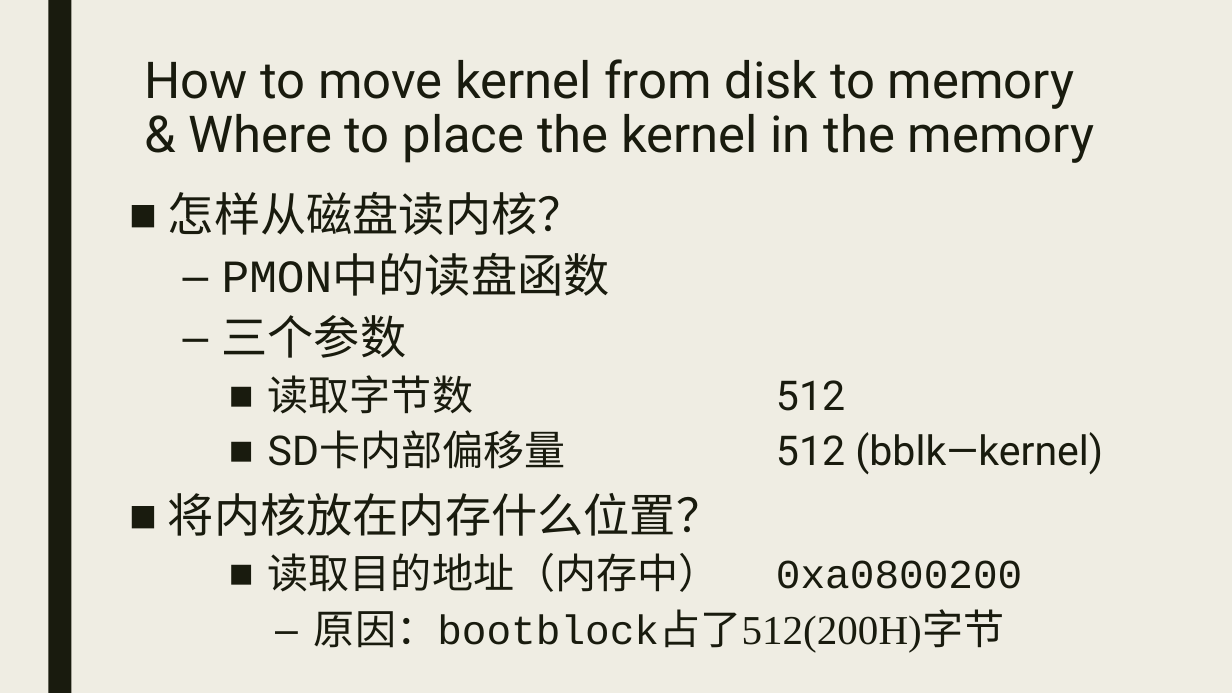
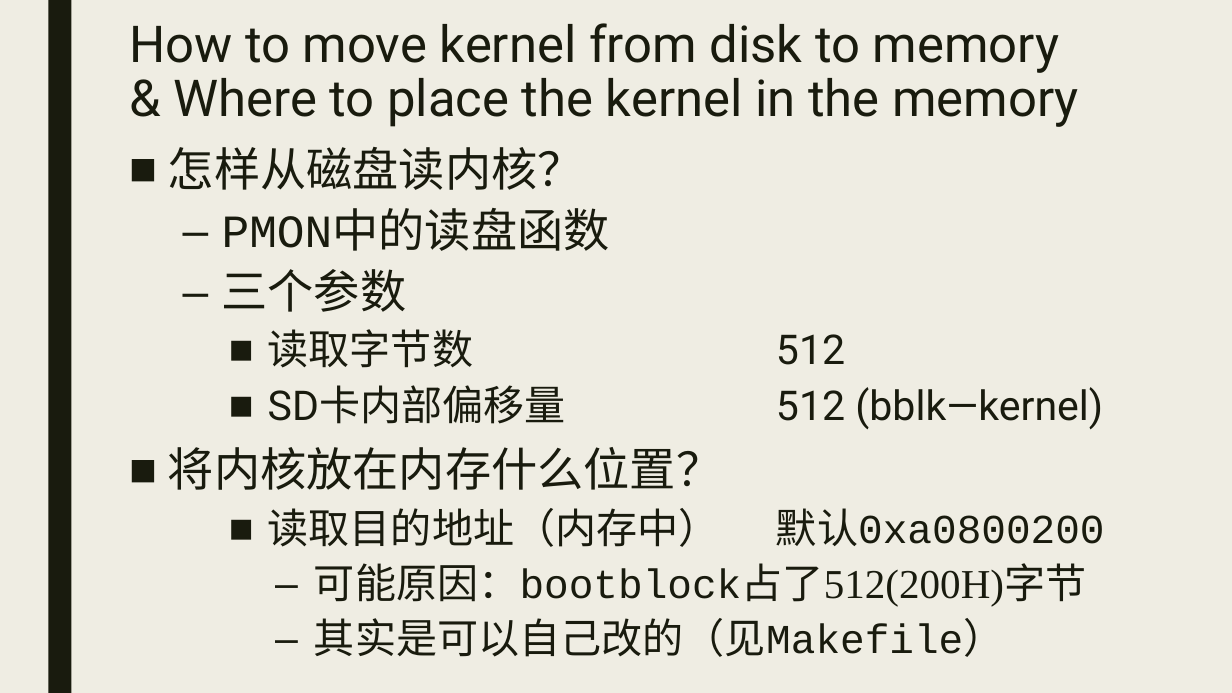
Before and after one commit to sailordiary/B62010Y-B62011Y-COS318-UCAS, a slide deck: slide 3 of lab/Lab 1 Design Review.pptx. Drawn at 1232x693 pixels with LibreOffice and Linux fonts; fonts in the diff are those of the drawing. Boxes give left, top, right and bottom in pixels: in the first picture for what was removed or moved away, otherwise in the second. Text is boxed around its words. In the diff, an @@ line names an element or a change of style, - is before the commit and + after.

```diff
--- a/lab/Lab 1 Design Review.pptx
+++ b/lab/Lab 1 Design Review.pptx
@@ title "How to move kernel from ...": place and size @@
-title "How to move kernel from ..." at box(144, 59, 1095, 163)
+title "How to move kernel from ..." at box(129, 23, 1079, 127)
@@ text "怎样从磁盘读内核？": place and size @@
-text "怎样从磁盘读内核？" at box(168, 192, 1022, 653)
+text "怎样从磁盘读内核？" at box(168, 147, 1105, 657)
@@ text at box(268, 508, 1105, 657): text changed @@
-    ■ 读取目的地址（内存中） 0xa0800200
-      – 原因：bootblock占了512(200H)字节
+    ■ 读取目的地址（内存中） 默认0xa0800200
+      – 可能原因：bootblock占了512(200H)字节
+      – 其实是可以自己改的（见Makefile）
```
Also in this commit, not shown: 1 other slide changed, 1 other file.
